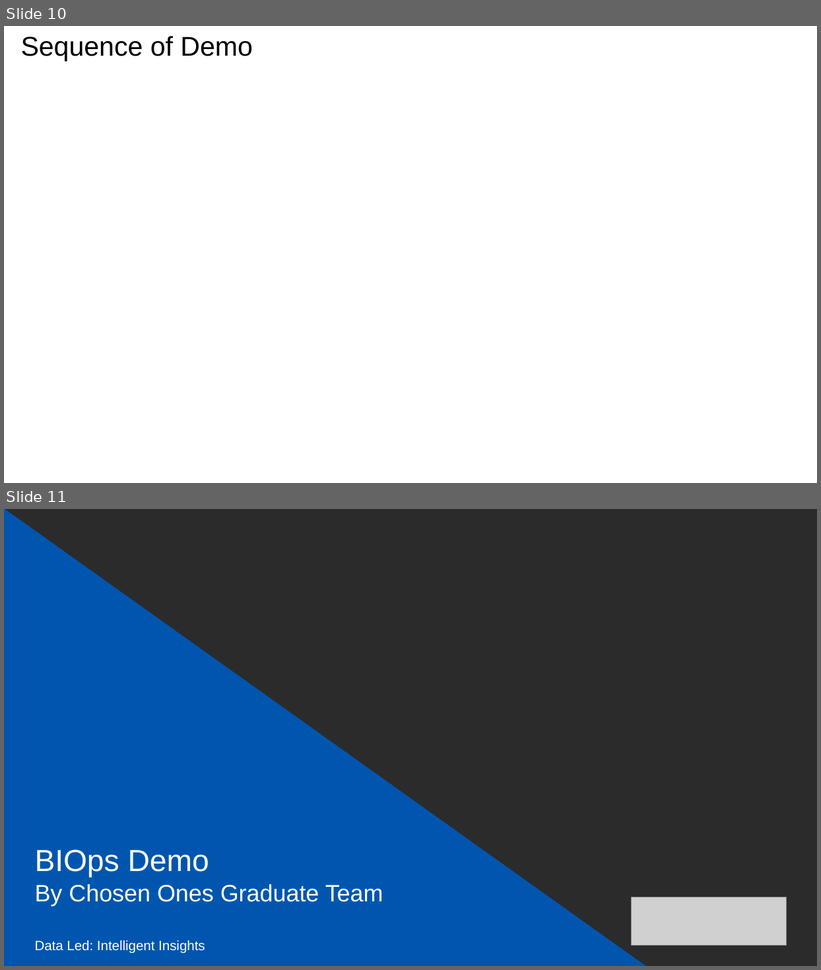
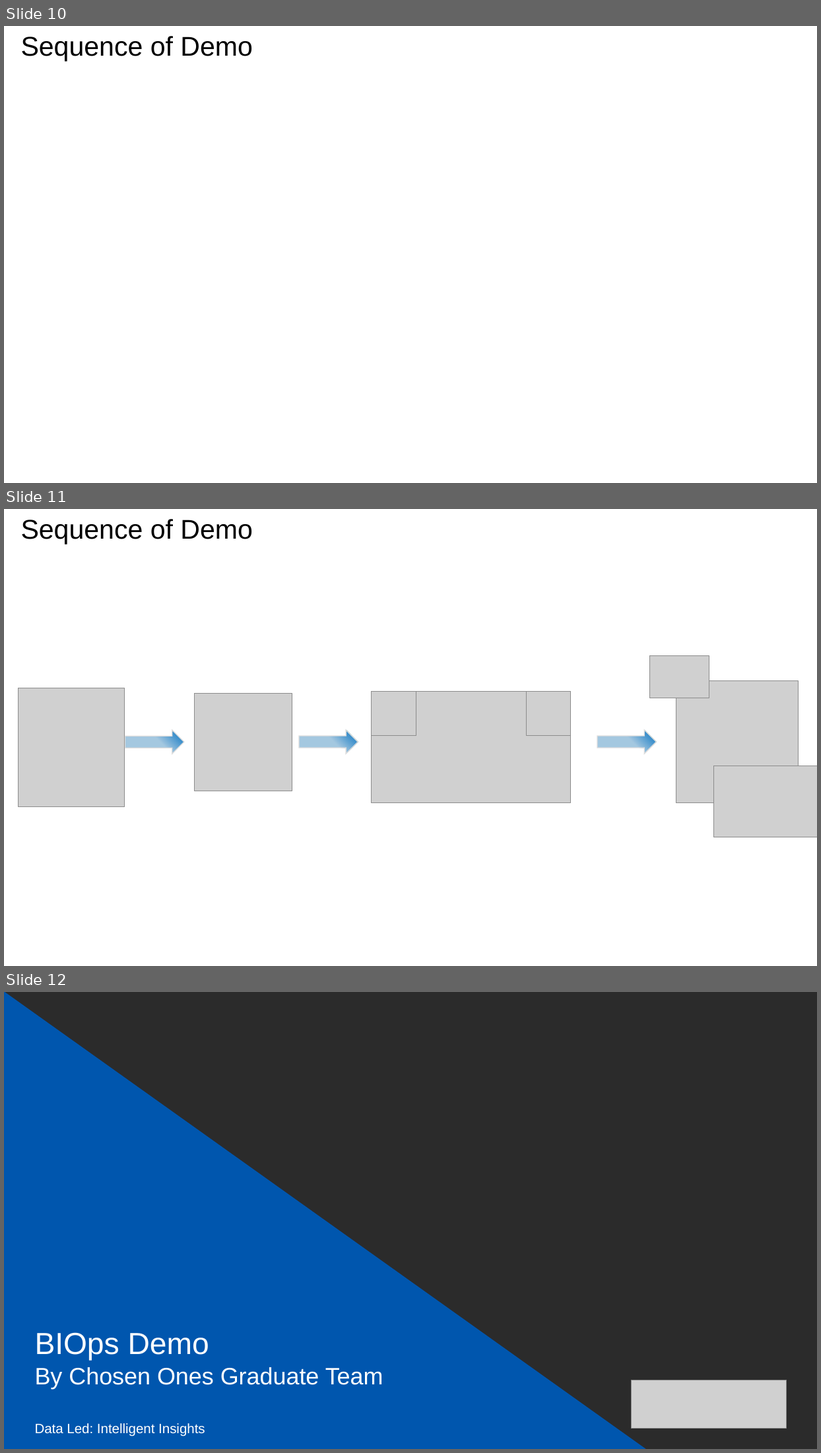
Before and after one commit to sc-grads/Grads_2024, a slide deck: Documents/biops_presentation.pptx. Shown one above the other, each under a label of ours: slides 10 and 11 before the commit, slides 10, 11 and 12 after it. The pictures are 821x970 and 821x1453 pixels, drawn with LibreOffice and Linux fonts; fonts in the diff are those of the drawing; grey boxes stand for pictures; background and template pictures are left out; a plain dark background stands for a picture behind light text. Boxes give left, top, right and bottom in pixels: in the first picture for what was removed or moved away, otherwise in the second. Text is boxed around its words. In the diff, an @@ line names an element or a change of style, - is before the commit and + after.

Commit message:
Rivashan added his Sequence Demo

```diff
--- a/Documents/biops_presentation.pptx
+++ b/Documents/biops_presentation.pptx
@@ slide 11 added at (4,509,817,966), background #FFFFFF @@
@@ title added at (21,519,253,545), 32 pt, text #000000 @@
+Sequence of Demo
@@ picture added at (650,656,709,698) @@
@@ picture added at (677,681,798,803) @@
@@ picture added at (19,688,125,807) @@
@@ picture added at (194,693,292,791) @@
@@ picture added at (371,691,416,736) @@
@@ picture added at (372,691,572,803) @@
@@ picture added at (526,691,571,736) @@
@@ right arrow added at (125,730,185,755), fill gradient #A4C8E0 to #0070C0, outline #DDDDDD 1 pt @@
@@ right arrow added at (299,730,358,755), fill gradient #A4C8E0 to #0070C0, outline #DDDDDD 1 pt @@
@@ right arrow added at (597,730,657,755), fill gradient #A4C8E0 to #0070C0, outline #DDDDDD 1 pt @@
@@ picture added at (714,766,817,837) @@
@@ what was slide 11 is now slide 12 @@
```
